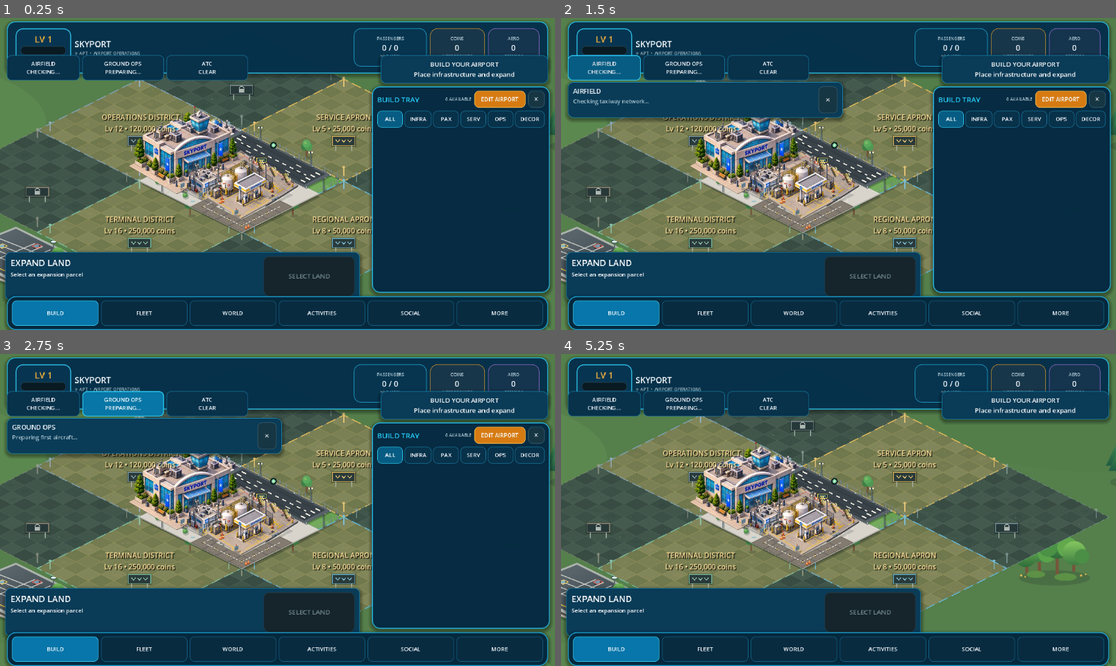
Above: before the commit, frames 1-4 (two rows, left to right).
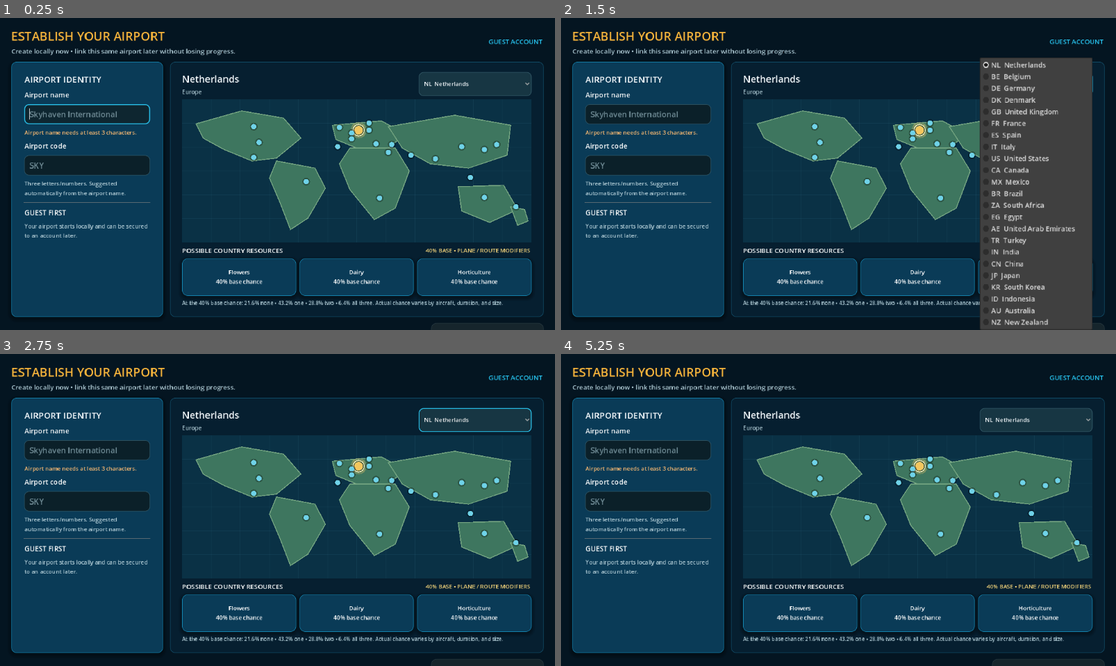
Above: after the commit, the same moments.

Repository: elroynbenjamins/SkyportOnline
Game: Godot game, scene res://src/main/Main.tscn
The game is run twice, just before and just after one commit, with the same random seed, the same clock (stepped at 60 frames per second) and the same inputs.
Inputs (mouse positions are in pixels of both pictures, inside the frame that each line leads up to):
- Up to frame 1 (0.25 s): no input
- Up to frame 2 (1.5 s): click (605, 67) at 0.5 s, where only the run before the commit has a clickable "AIRFIELD CHECKING..."; click (1038, 83) at 1.25 s, where only the run after the commit has a clickable "NL Netherlands"
- Up to frame 3 (2.75 s): click (122, 403) at 2 s, where only the run before the commit has a clickable "GROUND OPS PREPARING..."
- Up to frame 4 (5.25 s): click (766, 403) at 2.75 s, where only the run before the commit has a clickable "ATC CLEAR"; click (827, 435) at 3.5 s, where only the run before the commit has a clickable "✕"; click (1060, 435) at 4.25 s, where only the run before the commit has a clickable "EDIT AIRPORT"; click (1099, 435) at 5 s, where only the run before the commit has a clickable "✕"

The runs differ from the first frame. In frame 1, 75% of the frame differs, in the area x 0-100%, y 0-100%; in frame 2, 83%; in frame 3, 73%; in frame 4, 87%.
Error before the commit: Parse Error: Could not resolve super class inheritance from "res://src/main/Main.gd". (res://src/main/ProgressionMain.gd:1)

Commit message:
Fix manual passenger card parsing

Diff:
--- a/src/main/Main.gd
+++ b/src/main/Main.gd
@@ -2626,22 +2626,16 @@
 		)
 		if manual_wait:
 			aircraft.set_handling_action("LOAD")
-		aircraft.set_turnaround_status(
-			(
-				"Passengers %d / %d\nTap LOAD"
-				if manual_wait
-				else "Passengers %d / %d\nWAITING"
-			) % [
-				passenger_economy.get_passengers(),
-				required
-			],
-			(
-				"success"
-				if manual_wait
-				and passenger_economy.get_passengers() >= required
-				else "warning"
-			)
-		)
+			var tone := "warning"
+			if passenger_economy.get_passengers() >= required:
+				tone = "success"
+			aircraft.set_turnaround_status(
+				"Passengers %d / %d\nTap LOAD" % [
+					passenger_economy.get_passengers(),
+					required
+				],
+				tone
+			)
 		else:
 			aircraft.set_turnaround_status(
 				"Passengers %d / %d\nWAITING" % [
